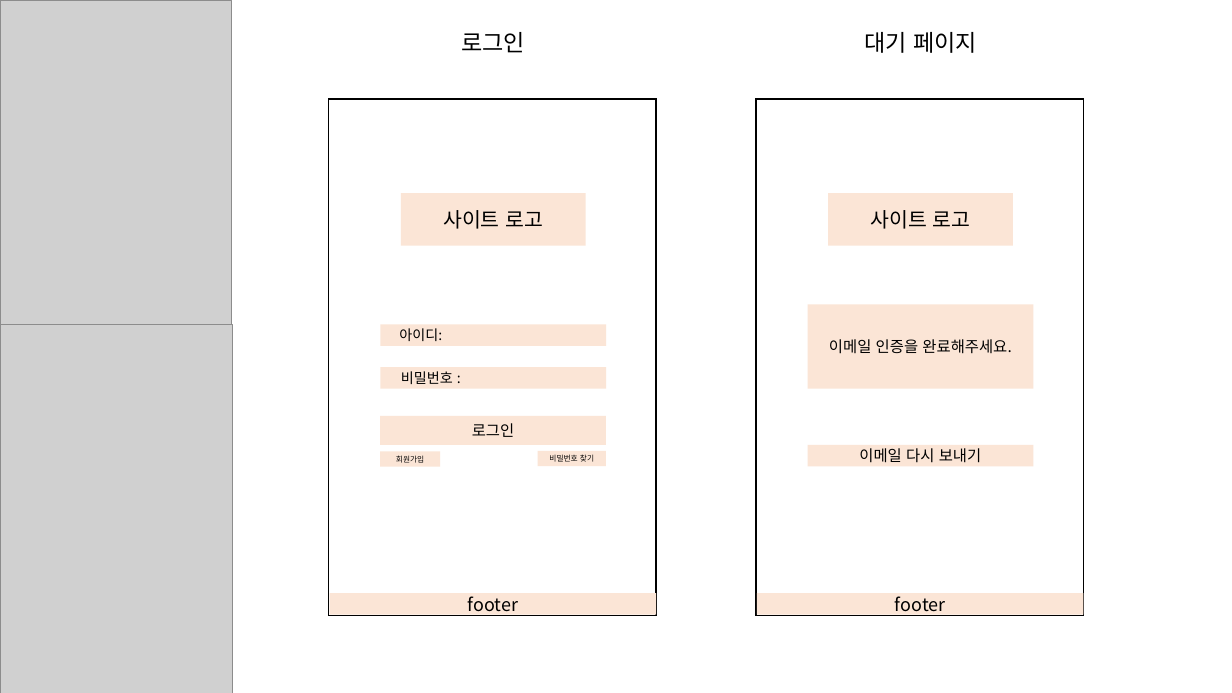
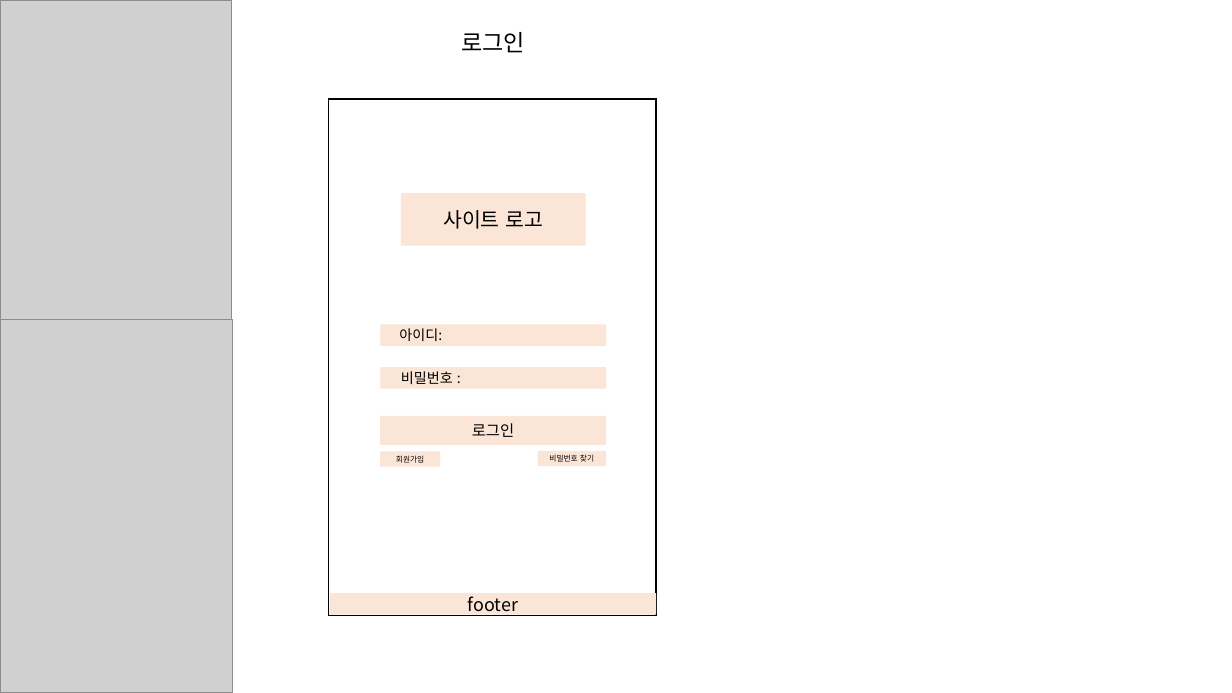
Before and after one commit to gorapaduckoo/recourta, a slide deck: slide 2 of 김우석/화면구상도.pptx. Drawn at 1232x693 pixels with LibreOffice and Linux fonts; fonts in the diff are those of the drawing; grey boxes stand for pictures. Boxes give left, top, right and bottom in pixels: in the first picture for what was removed or moved away, otherwise in the second. Text is boxed around its words. In the diff, an @@ line names an element or a change of style, - is before the commit and + after.

```diff
--- a/김우석/화면구상도.pptx
+++ b/김우석/화면구상도.pptx
@@ text removed at [864, 32, 977, 53] @@
-대기 페이지
@@ rectangle removed at [756, 99, 1083, 616] @@
@@ rectangle removed at [828, 193, 1013, 246] @@
-사이트 로고
@@ picture: place and size @@
-picture at [0, 324, 233, 693]
+picture at [0, 320, 233, 693]
@@ rectangle removed at [808, 304, 1033, 388] @@
-이메일 인증을 완료해주세요.
@@ rectangle removed at [808, 445, 1033, 467] @@
-이메일 다시 보내기
@@ rectangle removed at [757, 593, 1083, 615] @@
-footer
```
Also in this commit, not shown: 2 other slides changed, 2 slides added, 1 slide removed.
